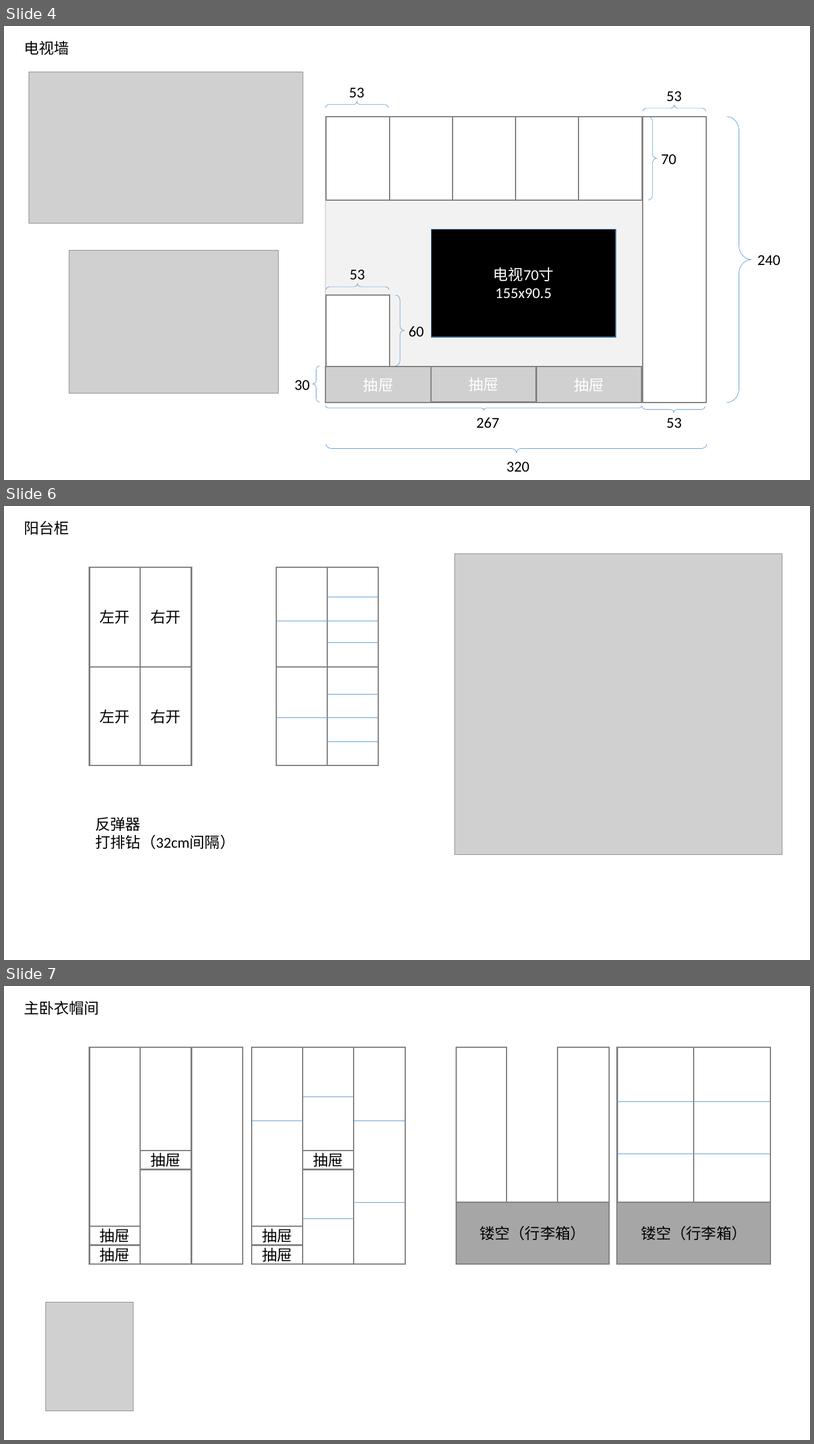
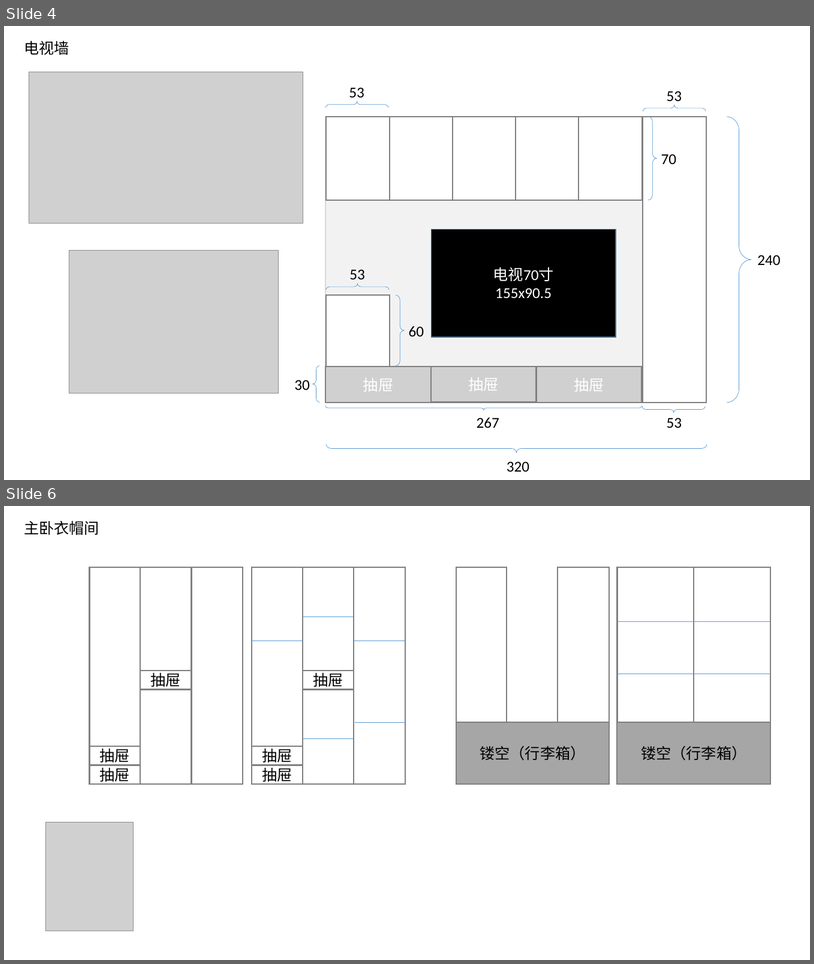
Before and after one commit to lxy0922/Zhuangxiu, a slide deck: 户型规划.pptx. Shown one above the other, each under a label of ours: slides 4, 6 and 7 before the commit, slides 4 and 6 after it; the slides between them are not shown. The pictures are 814x1444 and 814x964 pixels, drawn with LibreOffice and Linux fonts; fonts in the diff are those of the drawing; grey boxes stand for pictures. Boxes give left, top, right and bottom in pixels: in the first picture for what was removed or moved away, otherwise in the second. Text is boxed around its words. In the diff, an @@ line names an element or a change of style, - is before the commit and + after.

```diff
--- a/户型规划.pptx
+++ b/户型规划.pptx
@@ slide 6 removed at (4,506,810,960), background #FFFFFF @@
@@ text removed at (24,520,69,535) @@
-阳台柜
@@ picture removed at (455,554,783,855) @@
@@ rectangle removed at (89,567,140,667) @@
-左开
@@ rectangle removed at (140,567,192,667) @@
-右开
@@ rectangle removed at (277,567,327,667) @@
@@ rectangle removed at (327,567,378,667) @@
@@ line removed from (327, 597) to (378, 597) @@
@@ line removed from (276, 621) to (327, 621) @@
@@ line removed from (327, 621) to (378, 621) @@
@@ line removed from (327, 643) to (378, 643) @@
@@ rectangle removed at (89,667,140,766) @@
-左开
@@ rectangle removed at (140,667,192,766) @@
-右开
@@ rectangle removed at (277,667,327,766) @@
@@ rectangle removed at (327,667,378,766) @@
@@ line removed from (327, 694) to (378, 694) @@
@@ line removed from (277, 718) to (328, 718) @@
@@ line removed from (327, 718) to (378, 718) @@
@@ line removed from (327, 742) to (378, 742) @@
@@ text removed at (96,817,236,849) @@
-反弹器
-打排钻（32cm间隔）
@@ what was slide 7 is now slide 6 @@
```
Also in this commit, not shown: 3 slides changed, 5 slides added, 3 other slides removed, 2 other files.
